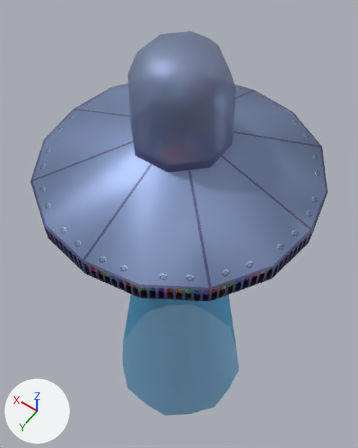
Before and after pictures for a commit that changed the glTF model characters/alien/ufo.gltf.
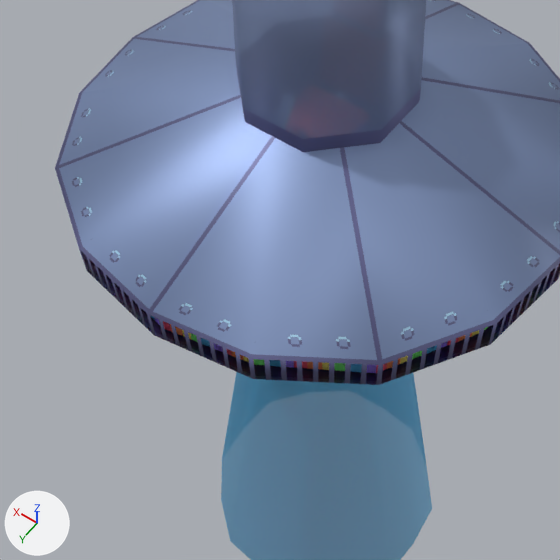
Old and new are each drawn whole from a camera (50 mm lens) standing at (-2.81, 3.97, 5.0) and looking at (0.3, -0.38, -1.84) and again close up on the part from 0% to 87% of the width and 20% to 89% of the height. Arrows for +X, +Y and +Z are at lower left; the lights stay in place. The older version's two pictures come first. Where no turn or scale is listed for an object, it has been applied to the vertices.

The first close-up shows 'beam', 'ring_light', 'ufo'.
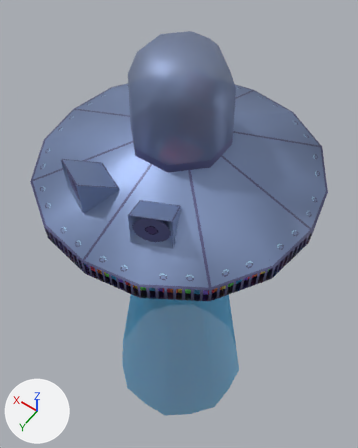
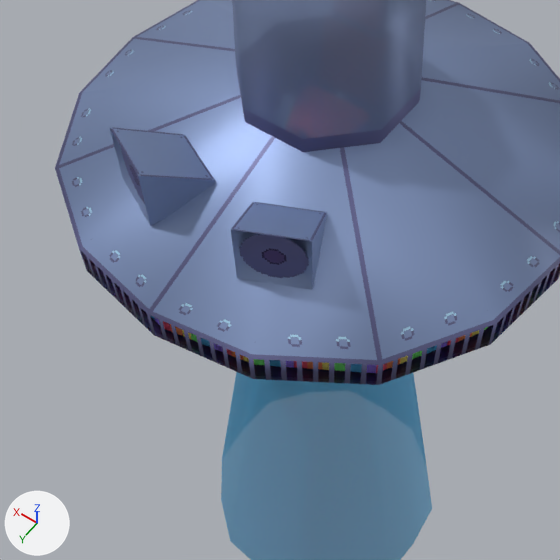
The change, as JSON lines over the scene's bpy script:
```json
{"op": "add", "block": "me_mesh_14", "code": ["me_mesh_14 = bpy.data.meshes.new('Mesh_14')", "me_mesh_14.from_pydata(...)  # 13 vertices, 12 faces; spans x -0.438..0.227, y -0.106..0.559, z -0.203..0.297", "me_mesh_14.materials.append(mat_material_1)"]}
{"op": "add", "block": "me_mesh_13", "code": ["me_mesh_13 = bpy.data.meshes.new('Mesh_13')", "me_mesh_13.from_pydata(...)  # 13 vertices, 12 faces; spans x -0.227..0.438, y -0.106..0.559, z -0.203..0.297", "me_mesh_13.materials.append(mat_material_1)"]}
{"op": "add", "block": "ob_speaker_left", "code": ["ob_speaker_left = bpy.data.objects.new('speaker_left', me_mesh_14)", "ob_speaker_left.location = (-0.39, 0.97, 0.5)"]}
{"op": "add", "block": "ob_speaker_right", "code": ["ob_speaker_right = bpy.data.objects.new('speaker_right', me_mesh_13)", "ob_speaker_right.location = (0.39, 0.97, 0.5)"]}
```

Changed parts and their boxes (x1, y1, x2, y2) in the close-ups (560 x 560 px):
```json
{"object": "speaker_left", "change": "added", "after": [231, 202, 327, 290], "on screen": "blue"}
{"object": "speaker_right", "change": "added", "after": [110, 127, 215, 226], "on screen": "blue"}
```
